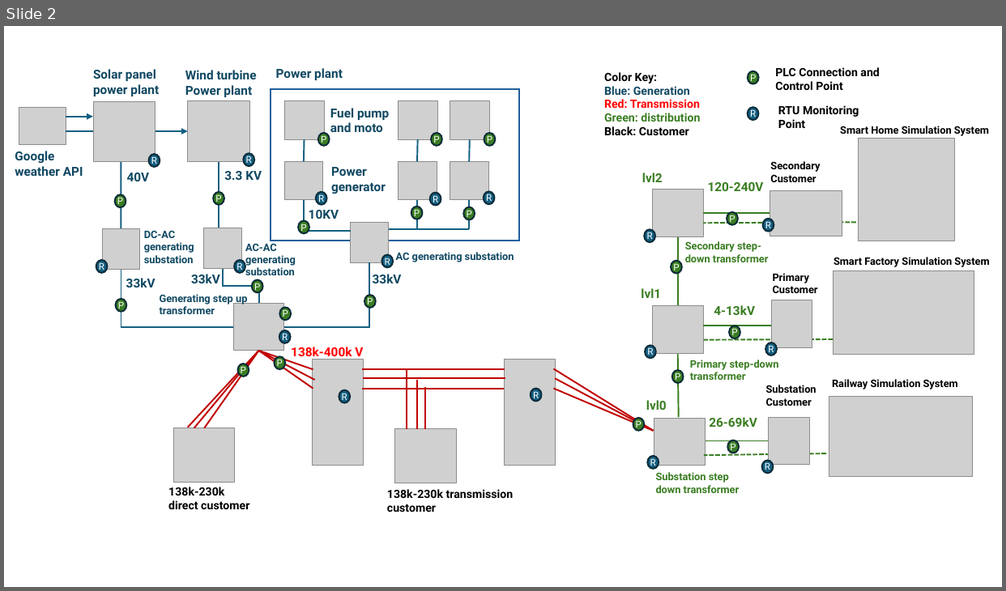
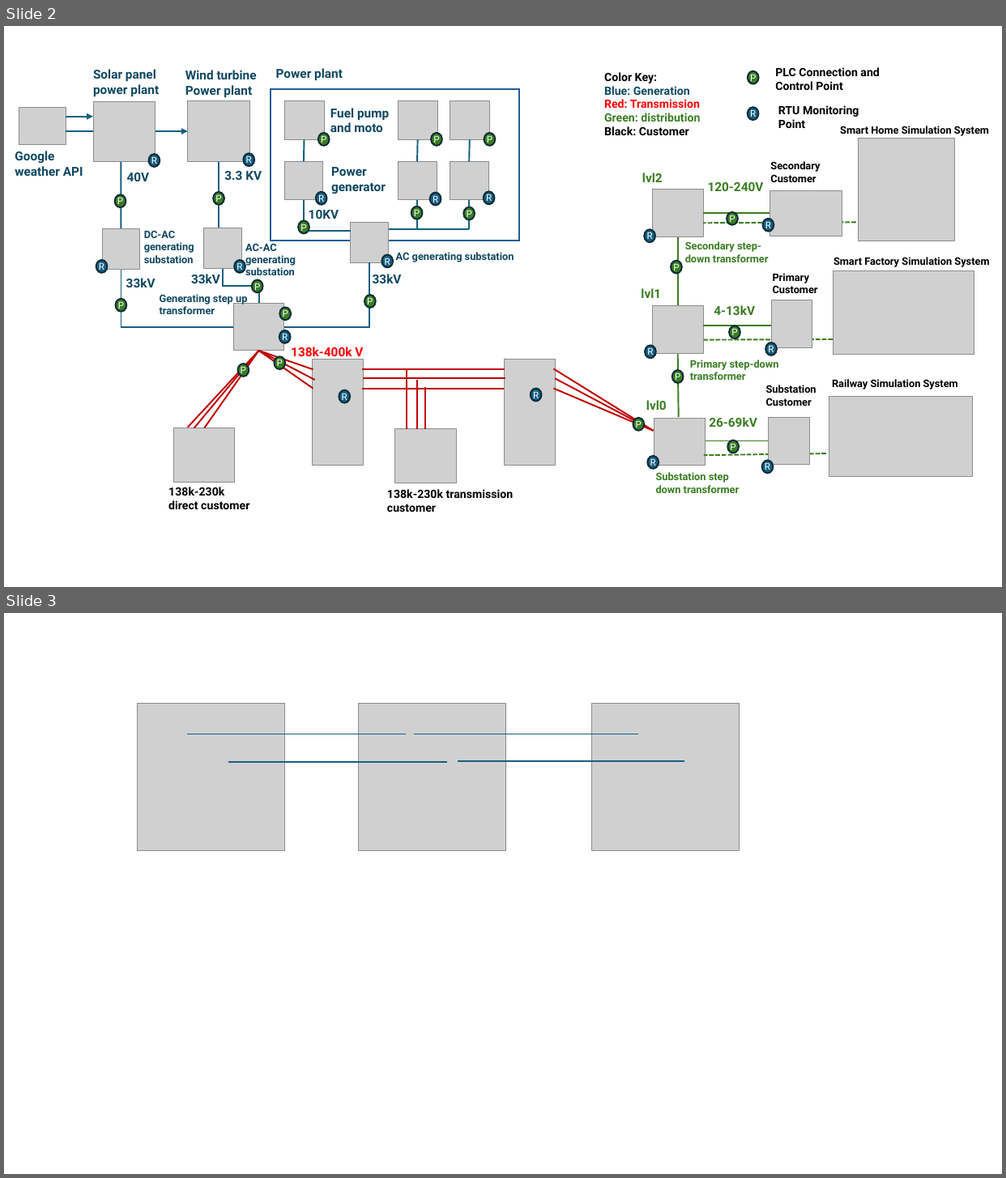
Before and after one commit to LiuYuancheng/Power_Grid_Simulation_System, a slide deck: designDoc/designDoc.pptx. Shown one above the other, each under a label of ours: slide 2 before the commit, slides 2 and 3 after it. The pictures are 1006x591 and 1006x1178 pixels, drawn with LibreOffice and Linux fonts; fonts in the diff are those of the drawing; grey boxes stand for pictures. Boxes give left, top, right and bottom in pixels: in the first picture for what was removed or moved away, otherwise in the second. Text is boxed around its words. In the diff, an @@ line names an element or a change of style, - is before the commit and + after.

```diff
--- a/designDoc/designDoc.pptx
+++ b/designDoc/designDoc.pptx
@@ slide 3 added at (4,613,1002,1174), background #FFFFFF @@
@@ picture added at (138,704,285,851) @@
@@ picture added at (359,704,506,851) @@
@@ picture added at (592,704,739,851) @@
@@ line added from (187, 735) to (406, 735), #156082 1.5 pt @@
@@ line added from (414, 735) to (638, 735), #156082 1.5 pt @@
@@ line added from (228, 762) to (447, 762), #156082 1.5 pt @@
@@ line added from (458, 761) to (684, 761), #156082 1.5 pt @@
```
Also in this commit, not shown: 3 other files.
